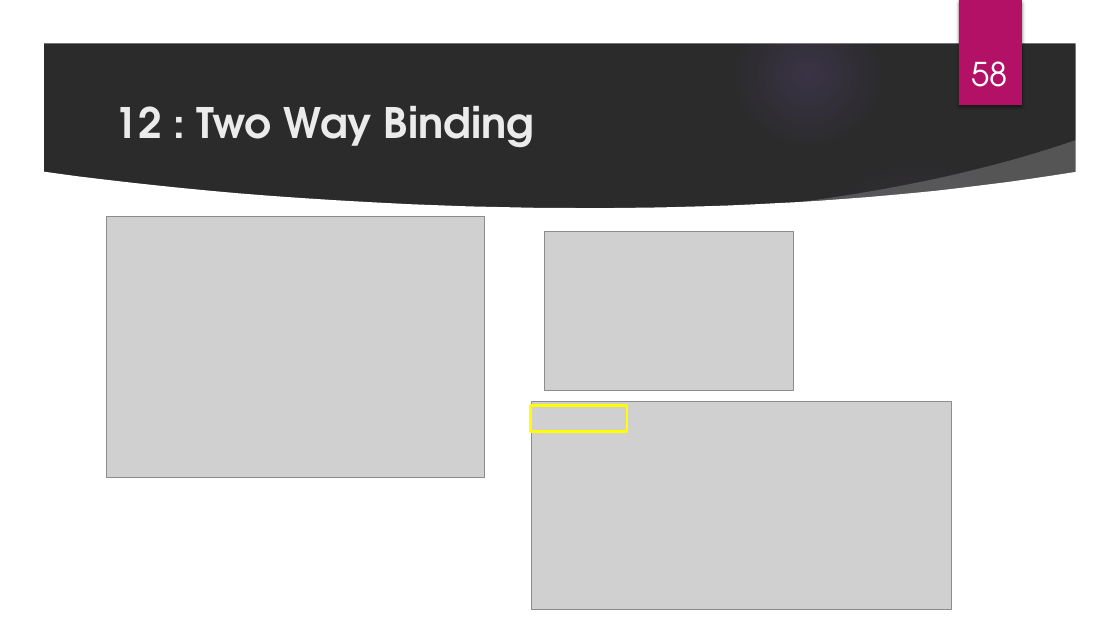
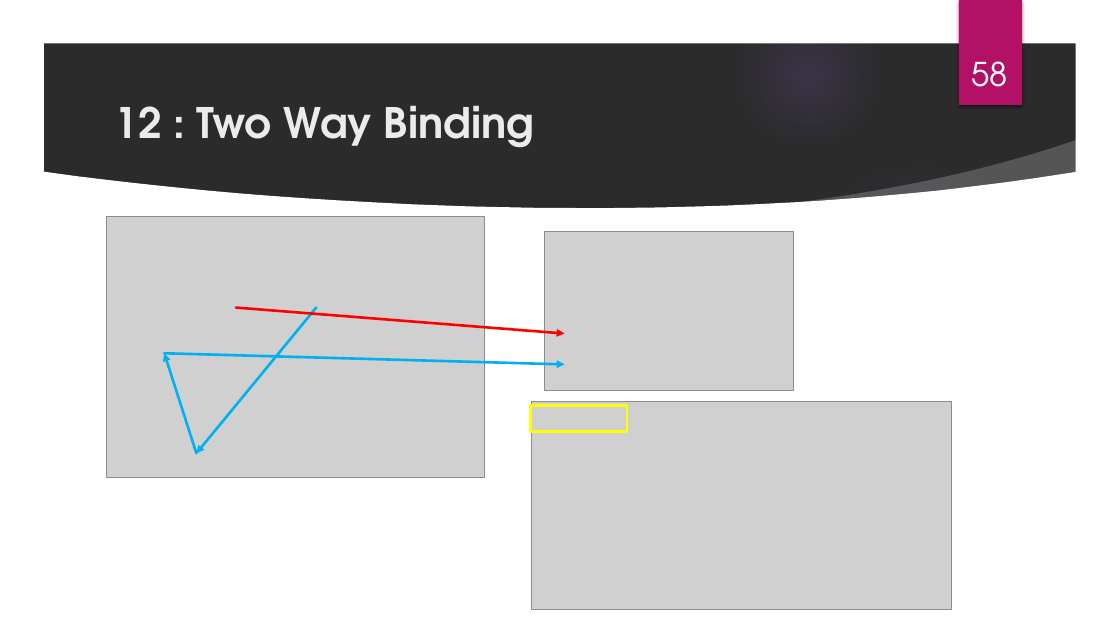
Before and after one commit to monicka2479/AngularSession, a slide deck: slide 58 of Angular Presentation.pptx. Drawn at 1120x630 pixels with LibreOffice and Linux fonts; fonts in the diff are those of the drawing; grey boxes stand for pictures; background and template pictures are left out; a plain dark background stands for a picture behind light text. Boxes give left, top, right and bottom in pixels: in the first picture for what was removed or moved away, otherwise in the second. Text is boxed around its words. In the diff, an @@ line names an element or a change of style, - is before the commit and + after.

Commit message:
Added If

```diff
--- a/Angular Presentation.pptx
+++ b/Angular Presentation.pptx
@@ arrow added from (316, 308) to (197, 454), #00B0F0 2.25 pt @@
@@ arrow added from (236, 308) to (565, 334), #FF0000 2.25 pt @@
@@ arrow added from (197, 454) to (165, 354), #00B0F0 2.25 pt @@
@@ arrow added from (165, 354) to (565, 365), #00B0F0 2.25 pt @@
```
Also in this commit, not shown: 4 slides added.
